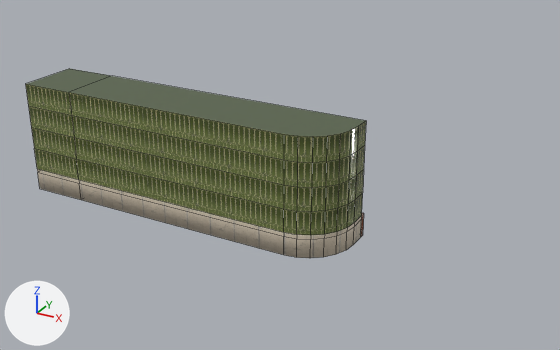
An edit to the FBX model Celestial Slayer (Unity File)/Assets/Art/Models/Environment/Buldings/DiningRoomRightWall.fbx, drawn before and after from the same camera.
Rendered twice from a 50 mm camera at (92.2, -126.7, 63.9) aimed at (16.1, 11.7, -5.3). Lighting does not change. The marker at lower left points along +X, +Y and +Z. The older version comes first. Mesh edges are drawn as thin lines. Where no turn or scale is listed for an object, it has been applied to the vertices. Vertices at exactly the same position are counted once.

The first picture shows 'Pilars.001'.
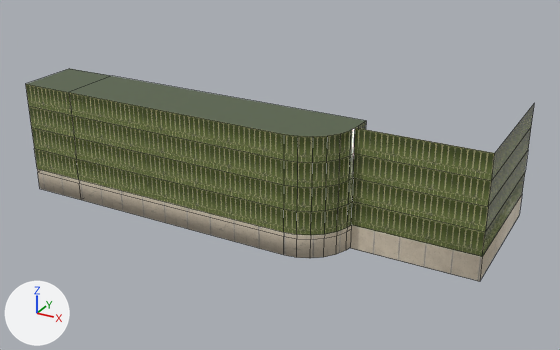
Changed parts and their boxes [x1, y1, x2, y2] in the pictures (560 x 350 px):
'Pilars.001', reshaped (49% wider, 12% taller): before [26, 69, 366, 258]; after [26, 69, 534, 281]
part 1 of me_cylinder_008, added (green): after [350, 104, 534, 281]

The edits, one by one:
me_cylinder_008 is used by ob_pilars_001; location (0.0, 0.0, 0.0).
me_cylinder_008 had 90 vertices, 86 faces and spanned x -38.1..38.1, y -7.7..7.7, z -12.9..12.9.
me_cylinder_008 now has 108 vertices, 96 faces and spans x -38.1..64.4, y -7.7..33.2, z -13.1..12.9.
me_cylinder_008 part 1: a new loose piece of 18 vertices spanning x 37.9..64.4, y 1.6..33.2, z -13.1..12.9.
